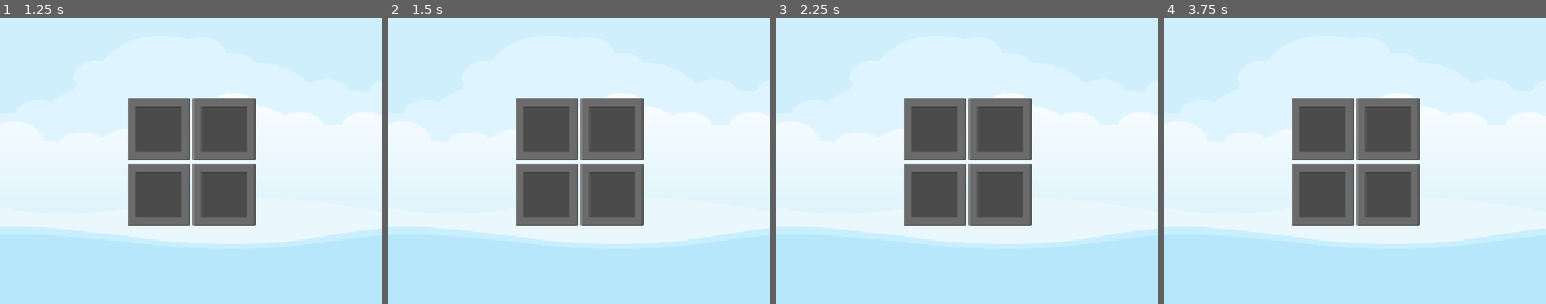
Above: before the commit, frames 1-4 (left to right).
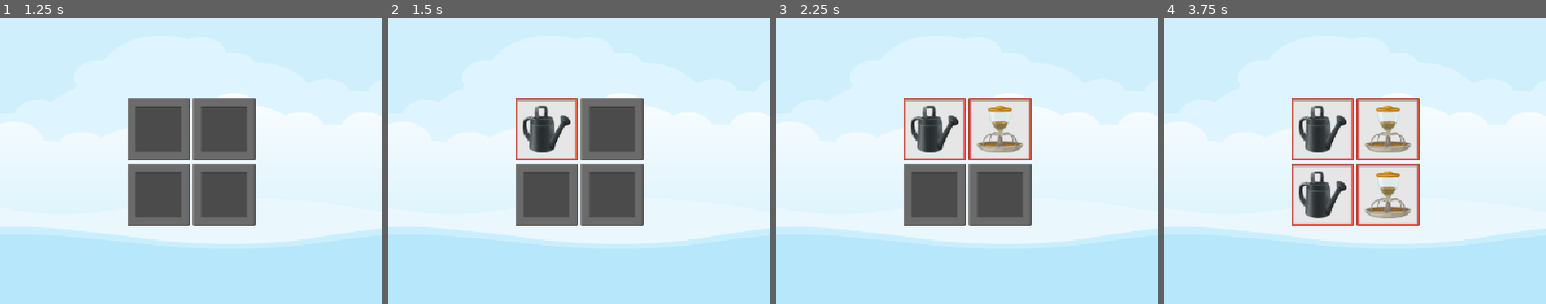
Above: after the commit, the same moments.

Repository: LHO-Developments/Godot-Projects
Game: Godot game, scene res://Scenes/Master/Master.tscn
The game is run twice, just before and just after one commit, with the same random seed, the same clock (stepped at 60 frames per second) and the same inputs.
Inputs (mouse positions are % of the whole screen's width and height, from its top left):
- Up to frame 1 (1.25 s): click "2x2" at 0.5 s
- Up to frame 2 (1.5 s): click (25, 44) at 1.25 s
- Up to frame 3 (2.25 s): click (34, 44) at 2.02 s
- Up to frame 4 (3.75 s): click (25, 56) at 2.77 s; click (34, 56) at 3.52 s
The pictures show only the part of the screen within x 5-55%, y 25-75%; the shares and areas given below are measured in that part.

Frame 1 is identical in both runs. In frame 2, 3.1% of the frame differs, in the area x 33-50%, y 28-50%; in frame 3, 6.7%; in frame 4, 13%, in the area x 33-67%, y 28-73%.

Commit message:
Add images to the tiles + toggle selection to show tile

Diff:
--- a/Memory Madness/memory-madness/Globals/image_manager.gd
+++ b/Memory Madness/memory-madness/Globals/image_manager.gd
@@ -1,6 +1,15 @@
 extends Node
 
 const TILE_IMAGES:TileImageHolder = preload("uid://75dw3m6oh252");
+const FRAME_IMAGES: Array[Texture2D] = [
+	preload("uid://xku535x6lyse"),
+	preload("uid://bd41objtmfeaq"),
+	preload("uid://gi84o5w5wm0m"),
+	preload("uid://c3w7yuxoy4p32")
+];
+
+func get_random_frame_image() -> Texture2D:
+	return FRAME_IMAGES.pick_random();
 
 func get_random_item_image() -> Texture2D:
 	return TILE_IMAGES.tile_images.pick_random();
--- a/Memory Madness/memory-madness/Scenes/Game/Game.gd
+++ b/Memory Madness/memory-madness/Scenes/Game/Game.gd
@@ -13,11 +13,13 @@
 
 	var lds: LevelDataSelector = LevelDataSelector.new();
 	var selected_images: Array[Texture2D] = lds.get_images_for_level(level_setting);
+	var frame_image: Texture2D = ImageManager.get_random_frame_image();
 
 	grid_container.columns = level_setting.cols;
-	for n in level_setting.total_tiles:
-		var tile = MEMORY_TILE.instantiate();
+	for image in selected_images:
+		var tile: MemoryTile = MEMORY_TILE.instantiate();
 		grid_container.add_child(tile);
+		tile.setup(image,frame_image);
 
 
 func _on_exit_button_pressed() -> void:
--- a/Memory Madness/memory-madness/Scenes/MemoryTile/MemoryTile.gd
+++ b/Memory Madness/memory-madness/Scenes/MemoryTile/MemoryTile.gd
@@ -1,2 +1,20 @@
 extends TextureButton
 class_name MemoryTile;
+
+@onready var frame_image: TextureRect = $FrameImage
+@onready var item_image: TextureRect = $ItemImage
+
+func _ready() -> void:
+	reveal(false);
+
+func setup(image: Texture2D, frame: Texture2D) -> void:
+	frame_image.texture = frame;
+	item_image.texture = image;
+
+func reveal(r: bool) -> void:
+	frame_image.visible = r;
+	item_image.visible = r;
+
+
+func _on_pressed() -> void:
+	reveal(true);
--- a/Memory Madness/memory-madness/Scenes/MemoryTile/MemoryTile.tscn
+++ b/Memory Madness/memory-madness/Scenes/MemoryTile/MemoryTile.tscn
@@ -2,9 +2,43 @@
 
 [ext_resource type="Texture2D" uid="uid://uxopsjhnkjuk" path="res://Assets/frames/hidden_frame_blank.png" id="1_dtpqw"]
 [ext_resource type="Script" uid="uid://dtivr81jw0abe" path="res://Scenes/MemoryTile/MemoryTile.gd" id="2_axhco"]
+[ext_resource type="Texture2D" uid="uid://xku535x6lyse" path="res://Assets/frames/blue_frame.png" id="3_o5k6v"]
+[ext_resource type="Texture2D" uid="uid://cw5w7qijpkgkf" path="res://Assets/glitch/cabbage.png" id="4_wbwsp"]
 
 [node name="MemoryTile" type="TextureButton" unique_id=1242308473]
 offset_right = 40.0
 offset_bottom = 40.0
 texture_normal = ExtResource("1_dtpqw")
 script = ExtResource("2_axhco")
+
+[node name="FrameImage" type="TextureRect" parent="." unique_id=1490620897]
+layout_mode = 1
+anchors_preset = 8
+anchor_left = 0.5
+anchor_top = 0.5
+anchor_right = 0.5
+anchor_bottom = 0.5
+offset_left = -20.0
+offset_top = -20.0
+offset_right = 20.0
+offset_bottom = 20.0
+grow_horizontal = 2
+grow_vertical = 2
+texture = ExtResource("3_o5k6v")
+
+[node name="ItemImage" type="TextureRect" parent="." unique_id=1218325117]
+layout_mode = 1
+anchors_preset = 8
+anchor_left = 0.5
+anchor_top = 0.5
+anchor_right = 0.5
+anchor_bottom = 0.5
+offset_left = -20.0
+offset_top = -20.0
+offset_right = 20.0
+offset_bottom = 20.0
+grow_horizontal = 2
+grow_vertical = 2
+texture = ExtResource("4_wbwsp")
+
+[connection signal="pressed" from="." to="." method="_on_pressed"]
